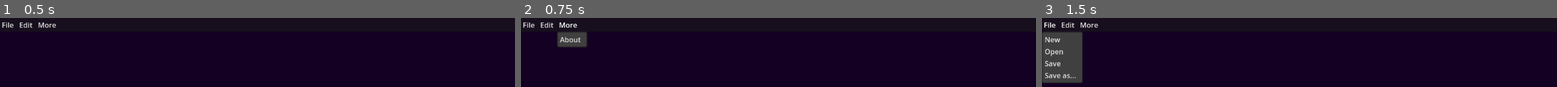
Above: before the commit, frames 1-3 (left to right).
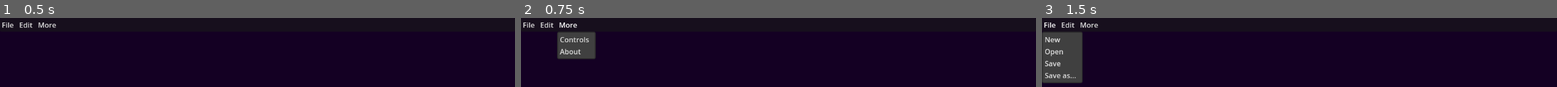
Above: after the commit, the same moments.

Repository: bugbard-cryptid/unofficial-tametsi-puzzle-creator
Game: Godot game, scene res://scenes/editor.tscn
The game is run twice, just before and just after one commit, with the same random seed, the same clock (stepped at 60 frames per second) and the same inputs.
Inputs:
- Up to frame 1 (0.5 s): no input
- Up to frame 2 (0.75 s): click "More" at 0.5 s
- Up to frame 3 (1.5 s): click "File" at 1.25 s

Frame 1 is identical in both runs. In frame 2, 1.9% of the frame differs, in the area x 7-15%, y 20-60%; in frame 3, nothing differs.

Commit message:
upgraded to godot 4.3 i think? added list of controls, added wasd/arrow controls

Diff:
--- a/project.godot
+++ b/project.godot
@@ -12,7 +12,7 @@
 
 config/name="Unofficial Tametsi Puzzle Creator"
 run/main_scene="res://scenes/editor.tscn"
-config/features=PackedStringArray("4.2", "Forward Plus")
+config/features=PackedStringArray("4.3", "Forward Plus")
 config/icon="res://icon.svg"
 
 [display]
@@ -36,6 +36,30 @@
 "events": [Object(InputEventMouseButton,"resource_local_to_scene":false,"resource_name":"","device":-1,"window_id":0,"a …(258 unchanged characters)…
 ]
 }
+up={
+"deadzone": 0.5,
+"events": [Object(InputEventKey,"resource_local_to_scene":false,"resource_name":"","device":-1,"window_id":0,"alt_pressed":false,"shift_pressed":false,"ctrl_pressed":false,"meta_pressed":false,"pressed":false,"keycode":0,"physical_keycode":4194320,"key_label":0,"unicode":0,"location":0,"echo":false,"script":null)
+, Object(InputEventKey,"resource_local_to_scene":false,"resource_name":"","device":-1,"window_id":0,"alt_pressed":false,"shift_pressed":false,"ctrl_pressed":false,"meta_pressed":false,"pressed":false,"keycode":0,"physical_keycode":87,"key_label":0,"unicode":119,"location":0,"echo":false,"script":null)
+]
+}
+down={
+"deadzone": 0.5,
+"events": [Object(InputEventKey,"resource_local_to_scene":false,"resource_name":"","device":-1,"window_id":0,"alt_pressed":false,"shift_pressed":false,"ctrl_pressed":false,"meta_pressed":false,"pressed":false,"keycode":0,"physical_keycode":4194322,"key_label":0,"unicode":0,"location":0,"echo":false,"script":null)
+, Object(InputEventKey,"resource_local_to_scene":false,"resource_name":"","device":-1,"window_id":0,"alt_pressed":false,"shift_pressed":false,"ctrl_pressed":false,"meta_pressed":false,"pressed":false,"keycode":0,"physical_keycode":83,"key_label":0,"unicode":115,"location":0,"echo":false,"script":null)
+]
+}
+left={
+"deadzone": 0.5,
+"events": [Object(InputEventKey,"resource_local_to_scene":false,"resource_name":"","device":-1,"window_id":0,"alt_pressed":false,"shift_pressed":false,"ctrl_pressed":false,"meta_pressed":false,"pressed":false,"keycode":0,"physical_keycode":4194319,"key_label":0,"unicode":0,"location":0,"echo":false,"script":null)
+, Object(InputEventKey,"resource_local_to_scene":false,"resource_name":"","device":-1,"window_id":0,"alt_pressed":false,"shift_pressed":false,"ctrl_pressed":false,"meta_pressed":false,"pressed":false,"keycode":0,"physical_keycode":65,"key_label":0,"unicode":97,"location":0,"echo":false,"script":null)
+]
+}
+right={
+"deadzone": 0.5,
+"events": [Object(InputEventKey,"resource_local_to_scene":false,"resource_name":"","device":-1,"window_id":0,"alt_pressed":false,"shift_pressed":false,"ctrl_pressed":false,"meta_pressed":false,"pressed":false,"keycode":0,"physical_keycode":4194321,"key_label":0,"unicode":0,"location":0,"echo":false,"script":null)
+, Object(InputEventKey,"resource_local_to_scene":false,"resource_name":"","device":-1,"window_id":0,"alt_pressed":false,"shift_pressed":false,"ctrl_pressed":false,"meta_pressed":false,"pressed":false,"keycode":0,"physical_keycode":68,"key_label":0,"unicode":100,"location":0,"echo":false,"script":null)
+]
+}
 
 [rendering]
 
--- a/scenes/ui.tscn
+++ b/scenes/ui.tscn
@@ -20,7 +20,6 @@
 text = "File"
 item_count = 4
 popup/item_0/text = "New"
-popup/item_0/id = 0
 popup/item_1/text = "Open"
 popup/item_1/id = 1
 popup/item_2/text = "Save"
@@ -33,16 +32,16 @@
 text = "Edit"
 item_count = 2
 popup/item_0/text = "Undo"
-popup/item_0/id = 0
 popup/item_1/text = "Redo"
 popup/item_1/id = 1
 
-[node name="More" type="MenuButton" parent="TopPanel/MenuBar"]
+[node name="Help" type="MenuButton" parent="TopPanel/MenuBar"]
 layout_mode = 2
 text = "More"
-item_count = 1
-popup/item_0/text = "About"
-popup/item_0/id = 0
+item_count = 2
+popup/item_0/text = "Controls"
+popup/item_1/text = "About"
+popup/item_1/id = 1
 
 [node name="FileDialog" type="FileDialog" parent="."]
 title = "Open a File"
@@ -77,6 +76,22 @@
 
 "
 
+[node name="Controls" type="Popup" parent="."]
+auto_translate_mode = 1
+title = "Controls"
+initial_position = 1
+size = Vector2i(660, 299)
+borderless = false
+
+[node name="ControlsText" type="RichTextLabel" parent="Controls"]
+anchors_preset = 15
+anchor_right = 1.0
+anchor_bottom = 1.0
+grow_horizontal = 2
+grow_vertical = 2
+bbcode_enabled = true
+text = "LMB+DRAG or ARROWS or WASD : pan camera"
+
 [node name="Camera" type="Camera2D" parent="."]
 script = ExtResource("2_eejyx")
 
@@ -97,3 +112,4 @@
 
 [connection signal="file_selected" from="FileDialog" to="." method="_on_file_dialog_file_selected"]
 [connection signal="meta_clicked" from="About/AboutText" to="." method="_on_about_text_meta_clicked"]
+[connection signal="meta_clicked" from="Controls/ControlsText" to="." method="_on_about_text_meta_clicked"]
--- a/scripts/CameraMovement.gd
+++ b/scripts/CameraMovement.gd
@@ -1,7 +1,7 @@
 extends Camera2D
 
 signal zoom_changed(zoom)
-
+var camera_speed = 8
 func _input(event):
 	if event is InputEventMouseMotion:
 		if Input.is_action_pressed("primary_click"):
@@ -12,3 +12,13 @@
 	elif Input.is_action_just_released("zoom_out"):
 		zoom = zoom / Vector2(1.5,1.5)
 		zoom_changed.emit(zoom.x)
+
+func _process(delta):
+	if Input.is_action_pressed("up"):
+		position.y -= camera_speed / zoom.x
+	if Input.is_action_pressed("down"):
+		position.y += camera_speed / zoom.x
+	if Input.is_action_pressed("left"):
+		position.x -= camera_speed / zoom.x
+	if Input.is_action_pressed("right"):
+		position.x += camera_speed / zoom.x
--- a/scripts/interface.gd
+++ b/scripts/interface.gd
@@ -7,7 +7,7 @@
 # Called when the node enters the scene tree for the first time.
 func _ready():
 	$TopPanel/MenuBar/File.get_popup().id_pressed.connect(_on_file_id_pressed)
-	$TopPanel/MenuBar/More.get_popup().id_pressed.connect(_on_more_id_pressed)
+	$TopPanel/MenuBar/Help.get_popup().id_pressed.connect(_on_help_id_pressed)
 	$Camera.zoom_changed.connect(on_zoom_changed)
 
 func _on_file_id_pressed(id):
@@ -23,8 +23,11 @@
 	else:
 		print("this option doesn't do anything yet!!!!!!!!")
 
-func _on_more_id_pressed(id):
+func _on_help_id_pressed(id):
+	print(id)
 	if id == 0:
+		$Controls.visible = true
+	if id == 1:
 		$About.visible = true
 
 func _on_file_dialog_file_selected(path):
